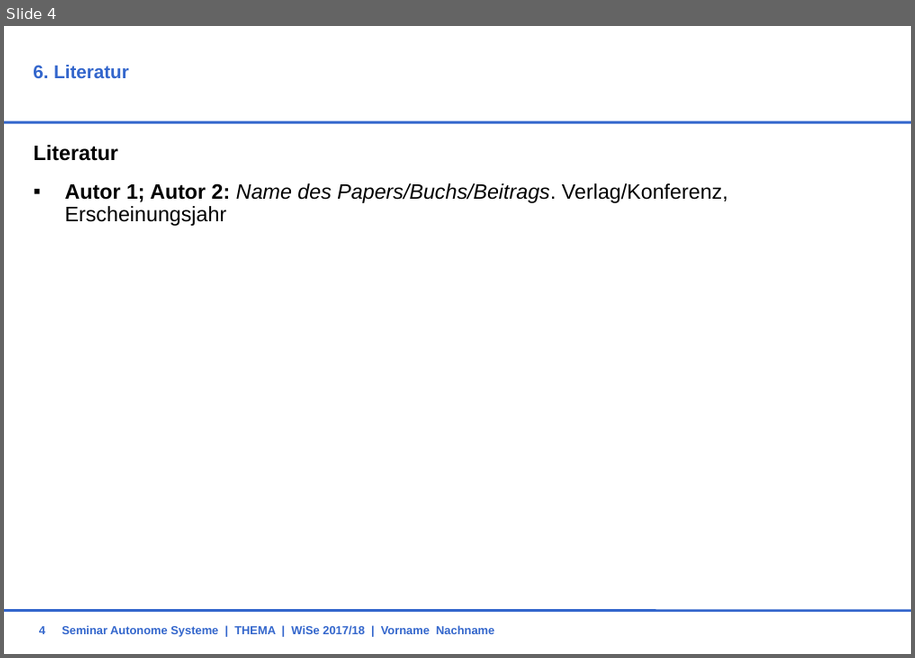
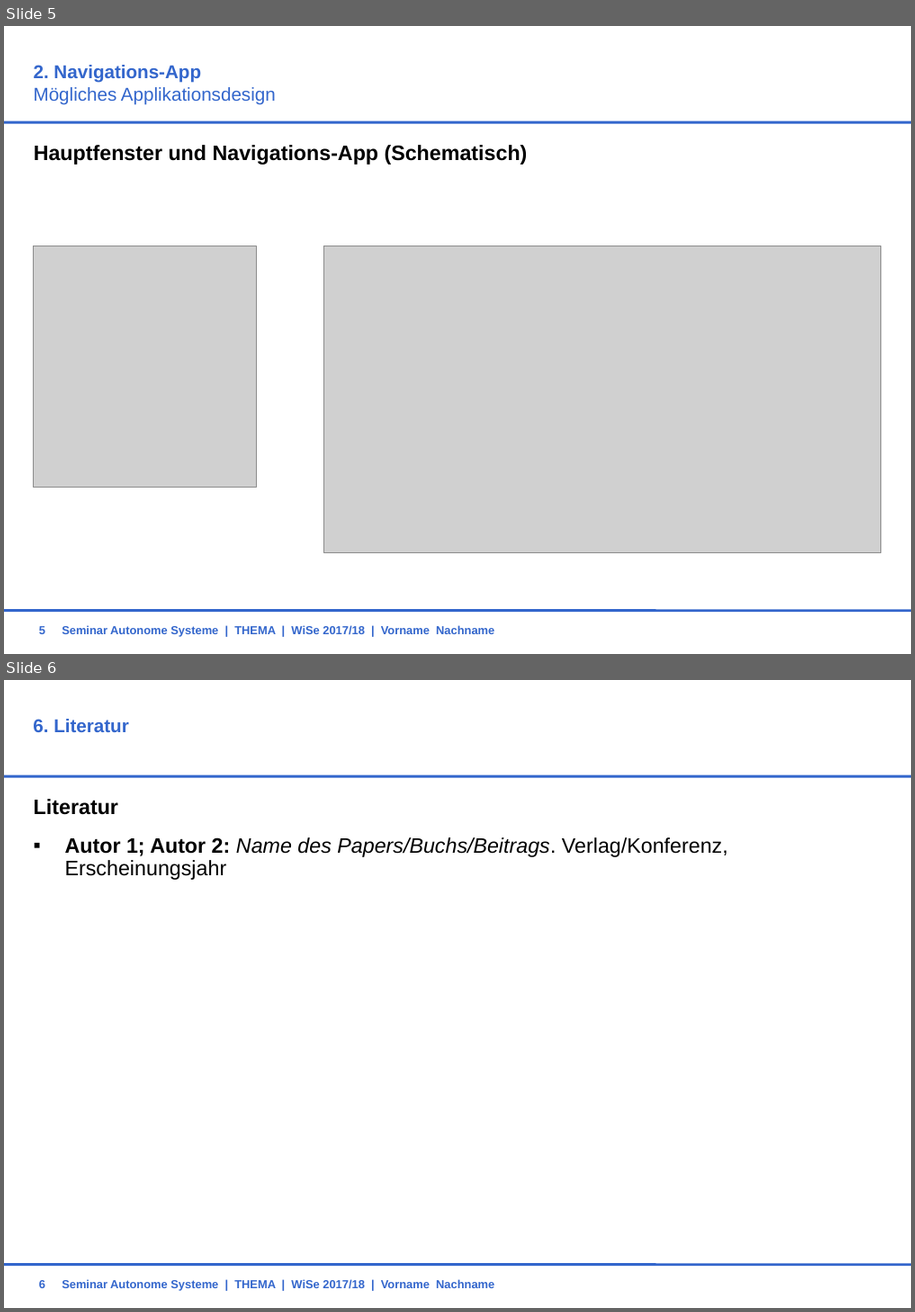
Before and after one commit to HassibShaq/VPJW17G5, a slide deck: 03_Navi/Präsentation_VPJ_Navigation.ppt. Shown one above the other, each under a label of ours: slide 4 before the commit, slides 5 and 6 after it. The pictures are 915x658 and 915x1312 pixels, drawn with LibreOffice and Linux fonts; fonts in the diff are those of the drawing; grey boxes stand for pictures; background and template pictures are left out. Boxes give left, top, right and bottom in pixels: in the first picture for what was removed or moved away, otherwise in the second. Text is boxed around its words. In the diff, an @@ line names an element or a change of style, - is before the commit and + after.

```diff
--- a/03_Navi/Präsentation_VPJ_Navigation.ppt
+++ b/03_Navi/Präsentation_VPJ_Navigation.ppt
@@ slide 5 added at (4, 26, 911, 654), background #FFFFFF; not listed: 2 template elements that a slide beside it also shows @@
@@ title added at (34, 65, 276, 104), 16 pt, text #3366CC @@
+2. Navigations-App
+Mögliches Applikationsdesign
@@ text added at (34, 145, 528, 165), 18 pt, text #000000, bold @@
+  Hauptfenster und Navigations-App (Schematisch)
@@ picture added at (34, 246, 256, 487) @@
@@ picture added at (324, 246, 881, 552) @@
@@ page number added at (39, 624, 45, 636), 10 pt, text #3366CC, bold @@
+5
@@ text added at (62, 625, 494, 636), 10 pt, text #3366CC, bold @@
+Seminar Autonome Systeme | THEMA | WiSe 2017/18 | Vorname Nachname
@@ what was slide 4 is now slide 6 @@
@@ page number at (39, 1280, 45, 1288): text changed @@
-4
+6
```
Also in this commit, not shown: 2 other slides added, 1 slide removed.
